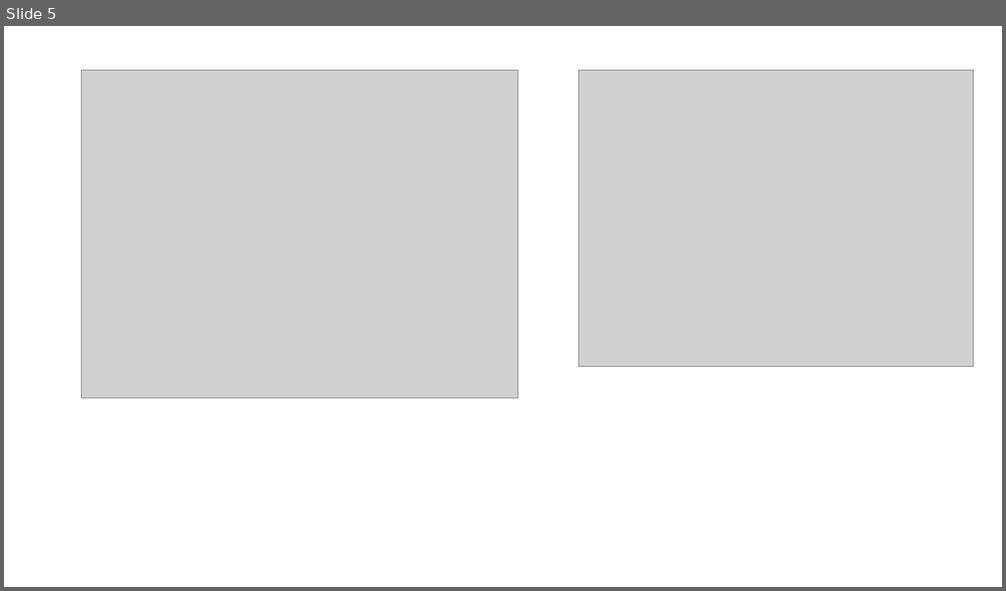
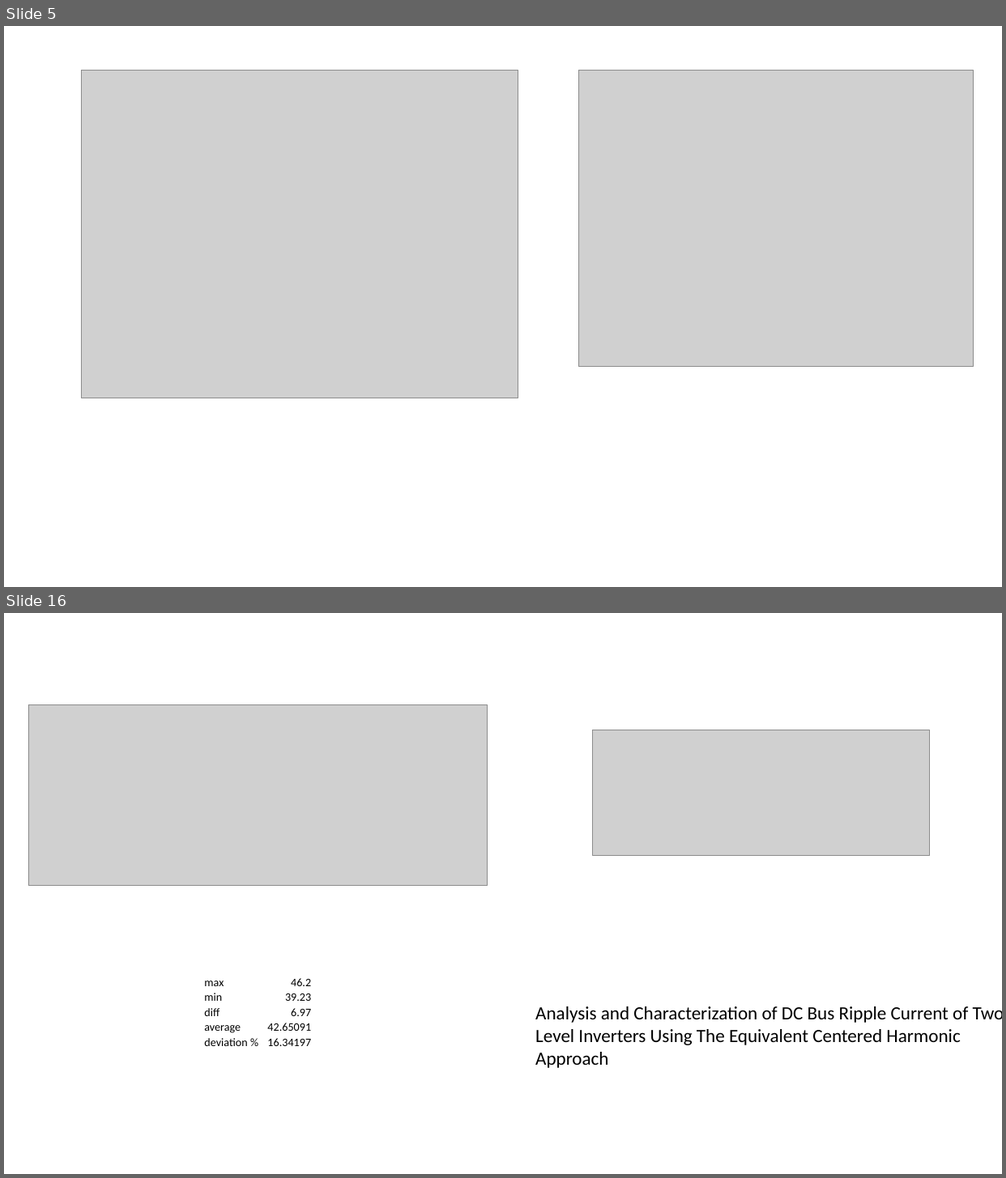
Before and after one commit to EnesAyaz/WPTMotor, a slide deck: Presentation/2021.08.10.pptx. Shown one above the other, each under a label of ours: slide 5 before the commit, slides 5 and 16 after it; the slides between them are not shown. The pictures are 1006x591 and 1006x1178 pixels, drawn with LibreOffice and Linux fonts; fonts in the diff are those of the drawing; grey boxes stand for pictures. Boxes give left, top, right and bottom in pixels: in the first picture for what was removed or moved away, otherwise in the second. Text is boxed around its words. In the diff, an @@ line names an element or a change of style, - is before the commit and + after.

```diff
--- a/Presentation/2021.08.10.pptx
+++ b/Presentation/2021.08.10.pptx
@@ slide 16 added at bbox=[4, 613, 1002, 1174], background #FFFFFF @@
@@ picture added at bbox=[28, 705, 487, 886] @@
@@ picture added at bbox=[593, 730, 930, 856] @@
@@ table added at bbox=[204, 975, 313, 1050], 5 rows, 2 columns @@
+max | 46.2
+min | 39.23
+diff | 6.97
+average | 42.65091
+deviation % | 16.34197
@@ text added at bbox=[535, 1007, 1002, 1068], 18 pt, text #000000 @@
+Analysis and Characterization of DC Bus Ripple Current of Two-Level Inverters Using The Equivalent Centered Harmonic Approach
```
Also in this commit, not shown: 10 other slides added, 4 other files.
